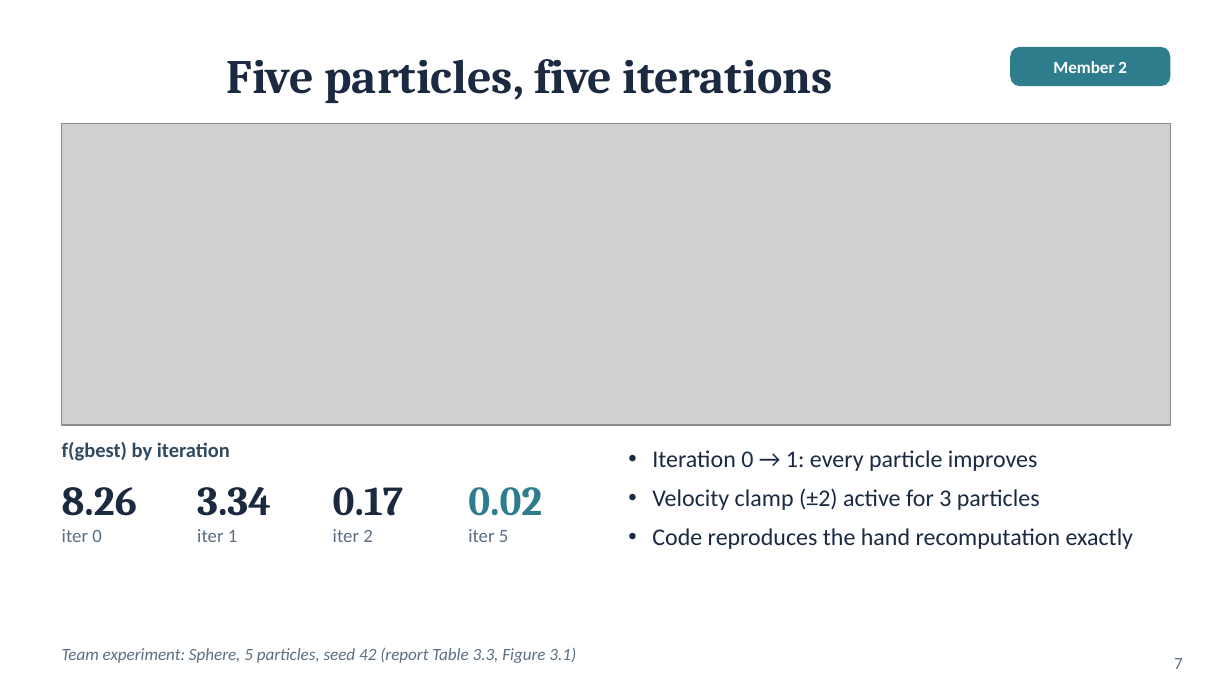
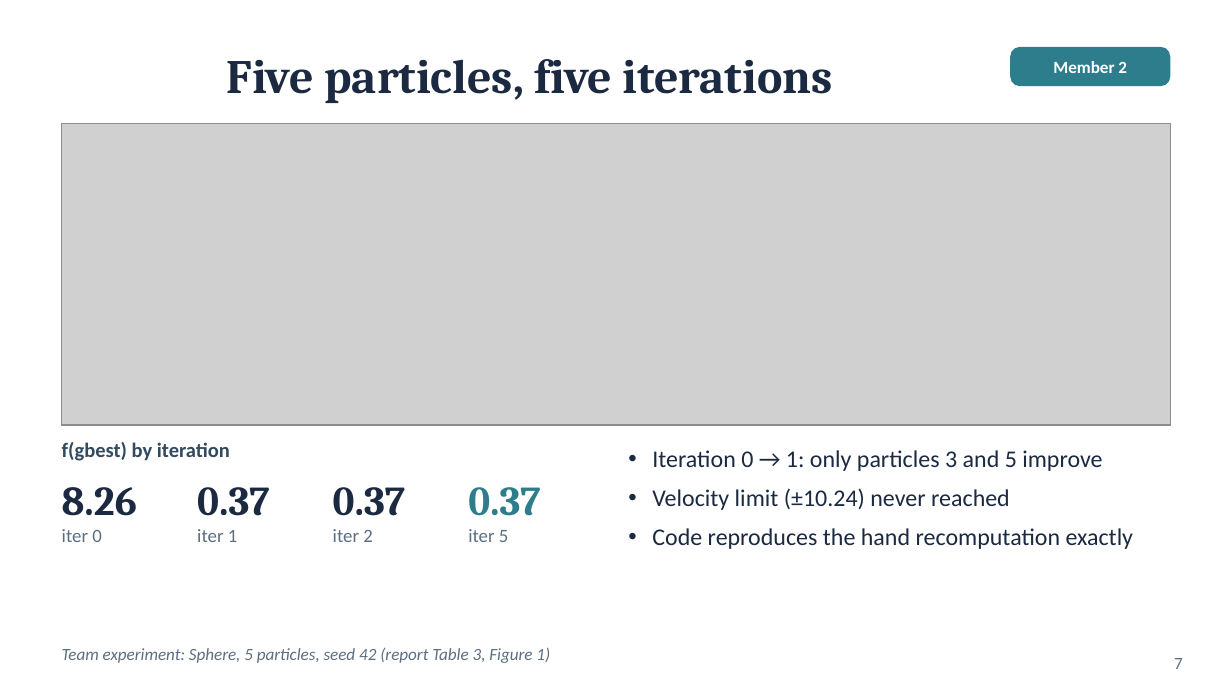
Before and after one commit to huynhhuuphucminh/Seminar-AI, a slide deck: slide 7 of 05_Slide/Slide_Seminar_PSO.pptx. Drawn at 1232x693 pixels with LibreOffice and Linux fonts; fonts in the diff are those of the drawing; grey boxes stand for pictures. Boxes give left, top, right and bottom in pixels: in the first picture for what was removed or moved away, otherwise in the second. Text is boxed around its words. In the diff, an @@ line names an element or a change of style, - is before the commit and + after.

```diff
--- a/05_Slide/Slide_Seminar_PSO.pptx
+++ b/05_Slide/Slide_Seminar_PSO.pptx
@@ text at <box>652,450,1102,510</box>: text changed @@
-• Iteration 0 → 1: every particle improves
-• Velocity clamp (±2) active for 3 particles
+• Iteration 0 → 1: only particles 3 and 5 improve
+• Velocity limit (±10.24) never reached
@@ text at <box>197,487,270,516</box>: text changed @@
-3.34
+0.37
@@ text at <box>333,487,406,516</box>: text changed @@
-0.17
+0.37
@@ text at <box>468,487,541,516</box>: text changed @@
-0.02
+0.37
@@ text at <box>62,647,550,663</box>: text changed @@
-Team experiment: Sphere, 5 particles, seed 42 (report Table 3.3, Figure 3.1)
+Team experiment: Sphere, 5 particles, seed 42 (report Table 3, Figure 1)
```
Also in this commit, not shown: 6 other slides changed, 1 other file.
